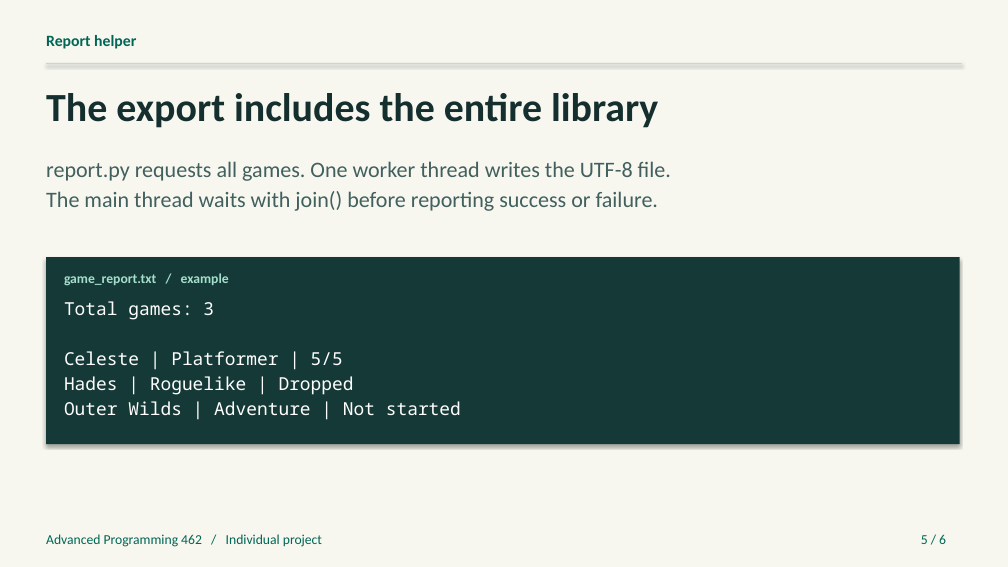
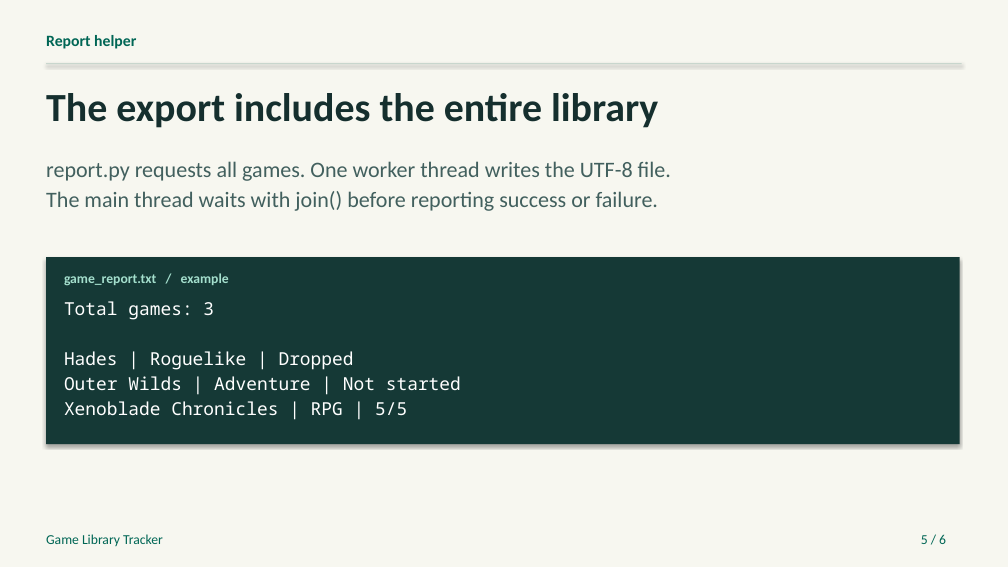
Before and after one commit to JehadKo/Library_tracker, a slide deck: slide 5 of Game_Library_Tracker.pptx. Drawn at 1008x567 pixels with LibreOffice and Linux fonts; fonts in the diff are those of the drawing. Boxes give left, top, right and bottom in pixels: in the first picture for what was removed or moved away, otherwise in the second. Text is boxed around its words. In the diff, an @@ line names an element or a change of style, - is before the commit and + after.

```diff
--- a/Game_Library_Tracker.pptx
+++ b/Game_Library_Tracker.pptx
@@ text "Hades | Roguelike | Dropped" moved from (x1=64, y1=376, x2=354, y2=395) to (x1=64, y1=351, x2=354, y2=370) @@
@@ text "Outer Wilds | Adventure | ..." moved from (x1=64, y1=401, x2=461, y2=415) to (x1=64, y1=376, x2=461, y2=390) @@
@@ text at (x1=64, y1=401, x2=407, y2=415): text changed @@
-Celeste | Platformer | 5/5
+Xenoblade Chronicles | RPG | 5/5
@@ text at (x1=46, y1=534, x2=163, y2=546): text changed @@
-Advanced Programming 462 / Individual project
+Game Library Tracker
```
Also in this commit, not shown: 5 other slides changed, 3 other files.
